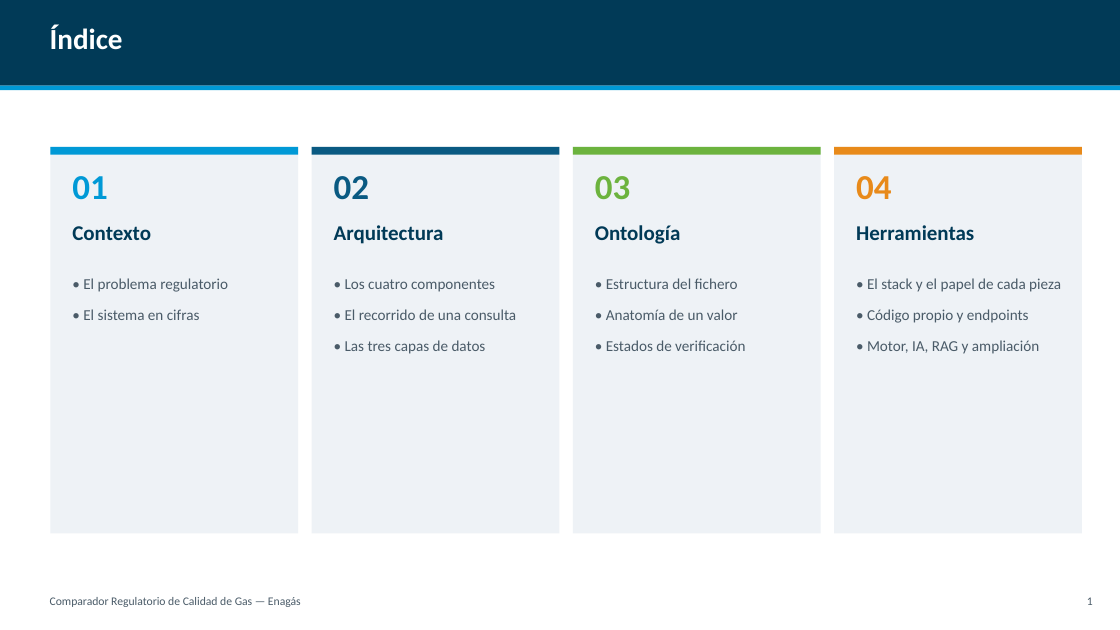
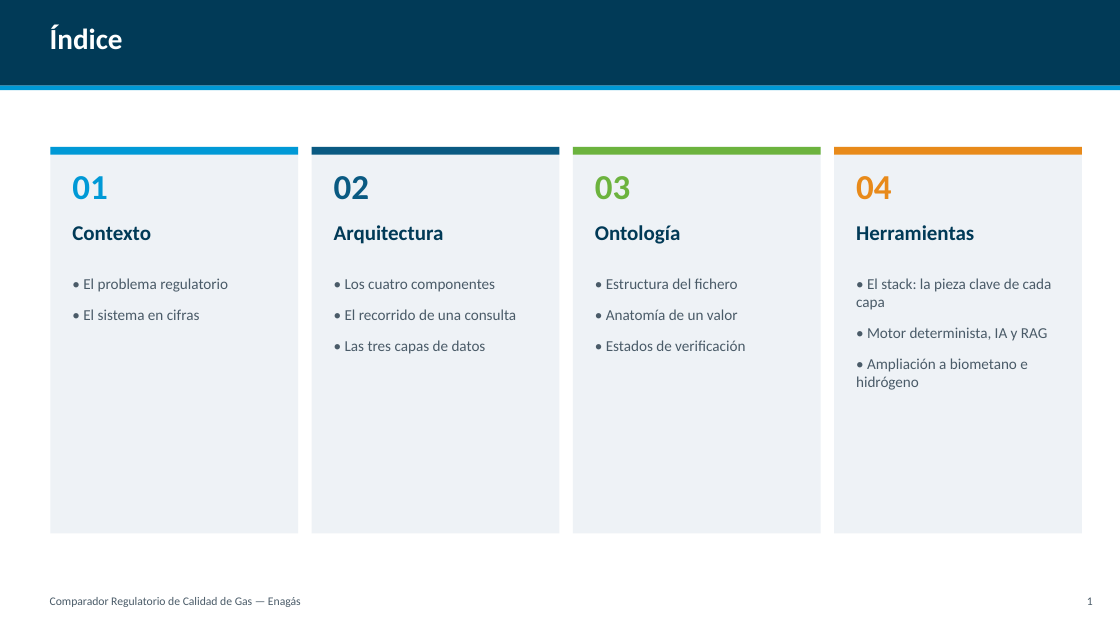
Before and after one commit to CarlosOlivaZurdo/ENAG-S_G1, a slide deck: slide 2 of docs/Presentacion_Comparador_Gas.pptx. Drawn at 1120x630 pixels with LibreOffice and Linux fonts; fonts in the diff are those of the drawing. Boxes give left, top, right and bottom in pixels: in the first picture for what was removed or moved away, otherwise in the second. Text is boxed around its words. In the diff, an @@ line names an element or a change of style, - is before the commit and + after.

```diff
--- a/docs/Presentacion_Comparador_Gas.pptx
+++ b/docs/Presentacion_Comparador_Gas.pptx
@@ text at bbox=[856, 278, 1052, 390]: text changed @@
-• El stack y el papel de cada pieza
-• Código propio y endpoints
-• Motor, IA, RAG y ampliación
+• El stack: la pieza clave de cada capa
+• Motor determinista, IA y RAG
+• Ampliación a biometano e hidrógeno
```
Also in this commit, not shown: 5 other slides changed, 2 slides removed, 1 other file.
